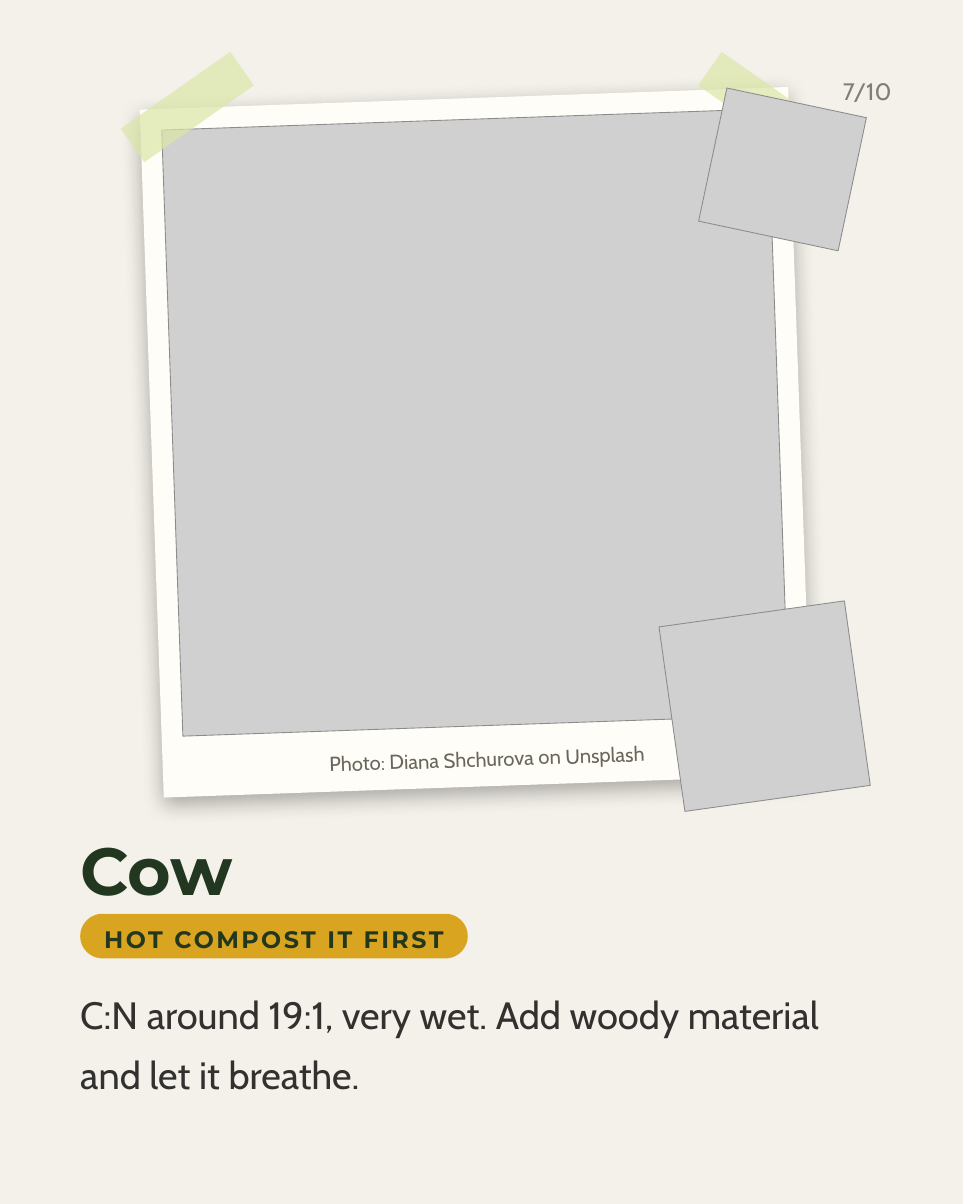
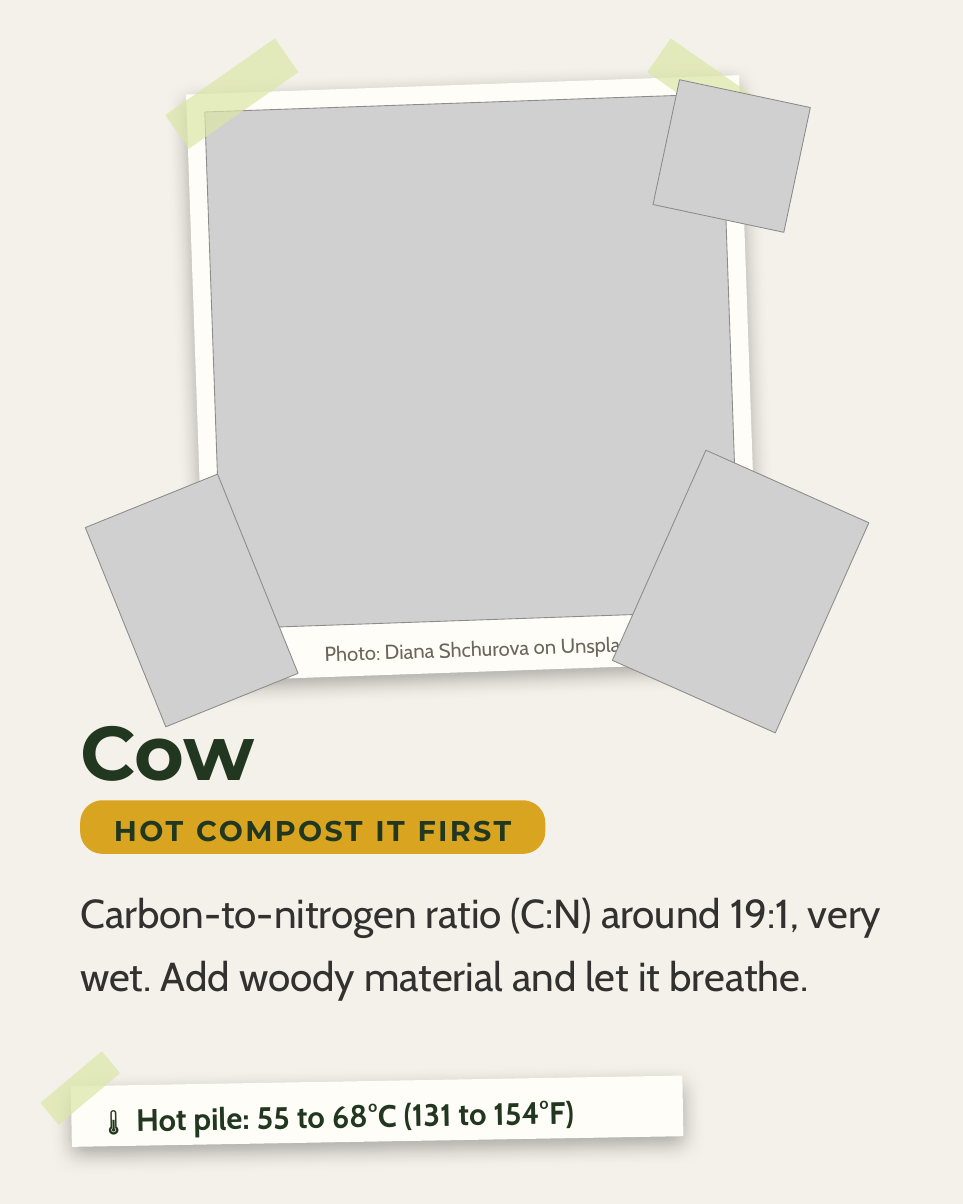
Before and after one commit to linneamoritznyc/SFW-SocialMedia, a slide deck: slide 7 of templates/posts/october/04-10-2026-sun-ig-world-animal-day.pptx. Drawn at 963x1204 pixels with LibreOffice and Linux fonts; fonts in the diff are those of the drawing; grey boxes stand for pictures; background and template pictures are left out. Boxes give left, top, right and bottom in pixels: in the first picture for what was removed or moved away, otherwise in the second. Text is boxed around its words. In the diff, an @@ line names an element or a change of style, - is before the commit and + after.

```diff
--- a/templates/posts/october/04-10-2026-sun-ig-world-animal-day.pptx
+++ b/templates/posts/october/04-10-2026-sun-ig-world-animal-day.pptx
@@ rectangle: place and size @@
-rectangle at (121, 52, 254, 162)
+rectangle at (165, 38, 298, 148)
@@ rectangle: place and size @@
-rectangle at (698, 52, 831, 162)
+rectangle at (647, 38, 780, 148)
@@ rectangle: place and size @@
-rectangle at (140, 87, 812, 798)
+rectangle at (186, 75, 759, 681)
@@ picture: place and size @@
-picture at (699, 88, 867, 250)
+picture at (653, 80, 810, 232)
@@ text removed at (843, 83, 892, 102) @@
-7/10
@@ picture: place and size @@
-picture at (162, 109, 788, 735)
+picture at (205, 94, 740, 629)
@@ picture added at (86, 474, 299, 727) @@
@@ picture at (612, 451, 869, 733): rotation 352 to 24 degrees @@
@@ text "Photo: Diana Shchurova on Unsplash": place and size @@
-text "Photo: Diana Shchurova on Unsplash" at (330, 746, 645, 771)
+text "Photo: Diana Shchurova on Unsplash" at (325, 634, 640, 661)
@@ text "Cow": place and size @@
-text "Cow" at (80, 847, 233, 896)
+text "Cow" at (80, 706, 254, 781)
@@ text "Cow" at (80, 706, 254, 781): size 56 to 64 pt @@
@@ text "HOT COMPOST IT FIRST": place and size @@
-text "HOT COMPOST IT FIRST" at (80, 913, 468, 958)
+text "HOT COMPOST IT FIRST" at (114, 820, 512, 842)
@@ text "HOT COMPOST IT FIRST" at (114, 820, 512, 842): size 20 to 24 pt @@
@@ rounded rectangle: place and size @@
-rounded rectangle at (80, 913, 468, 958)
+rounded rectangle at (80, 800, 545, 853)
@@ rounded rectangle at (80, 800, 545, 853): proportions changed @@
@@ text at (80, 897, 882, 1000): text changed; size 32 to 34 pt @@
-C:N around 19:1, very wet. Add woody material and let it breathe.
+Carbon-to-nitrogen ratio (C:N) around 19:1, very wet. Add woody material and let it breathe.
@@ rectangle added at (41, 1051, 120, 1124), fill #DBE6A7 at 70% opacity @@
@@ rectangle added at (71, 1075, 684, 1146), fill #FFFDF7 @@
@@ text added at (136, 1100, 575, 1137), 26 pt, text #22371F, bold @@
+🌡️ Hot pile: 55 to 68°C (131 to 154°F)
```
Also in this commit, not shown: 9 other slides changed, 2 slides added, 1 other file.
